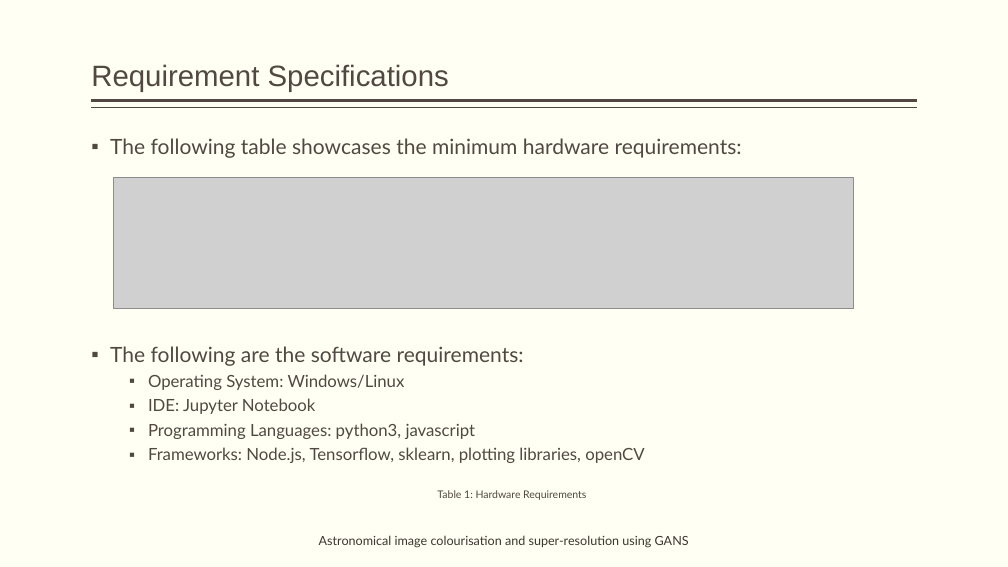
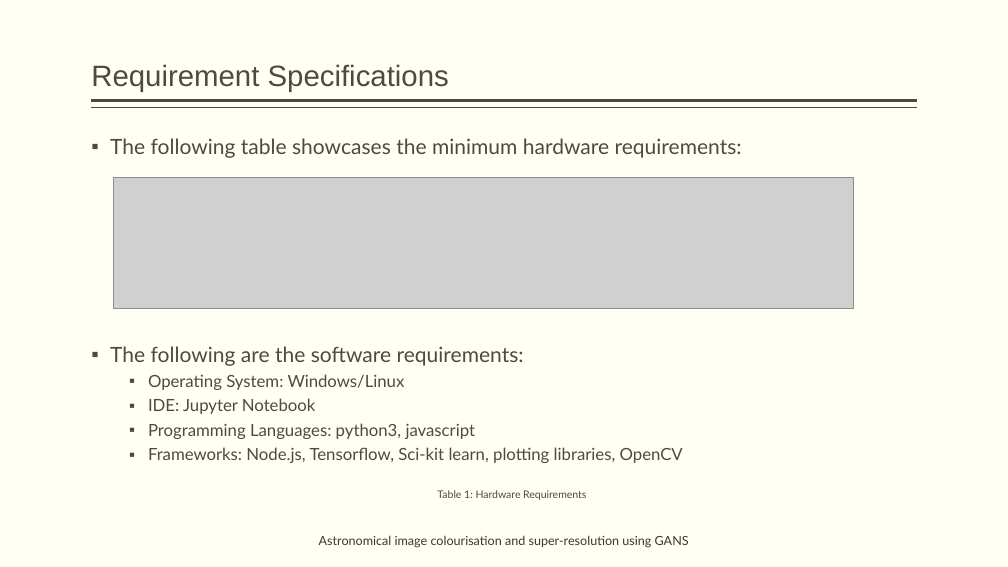
Before and after one commit to obi-wan-shinobi/Literature-Review, a slide deck: slide 4 of Presentation/Stage_1/stage_1_presentation.pptx. Drawn at 1008x567 pixels with LibreOffice and Linux fonts; fonts in the diff are those of the drawing; grey boxes stand for pictures. Boxes give left, top, right and bottom in pixels: in the first picture for what was removed or moved away, otherwise in the second. Text is boxed around its words. In the diff, an @@ line names an element or a change of style, - is before the commit and + after.

```diff
--- a/Presentation/Stage_1/stage_1_presentation.pptx
+++ b/Presentation/Stage_1/stage_1_presentation.pptx
@@ text at (148, 447, 683, 463): text changed @@
-  ▪ Frameworks: Node.js, Tensorflow, sklearn, plotting libraries, openCV
+  ▪ Frameworks: Node.js, Tensorflow, Sci-kit learn, plotting libraries, OpenCV
```
Also in this commit, not shown: 2 other slides changed, 3 other files.
